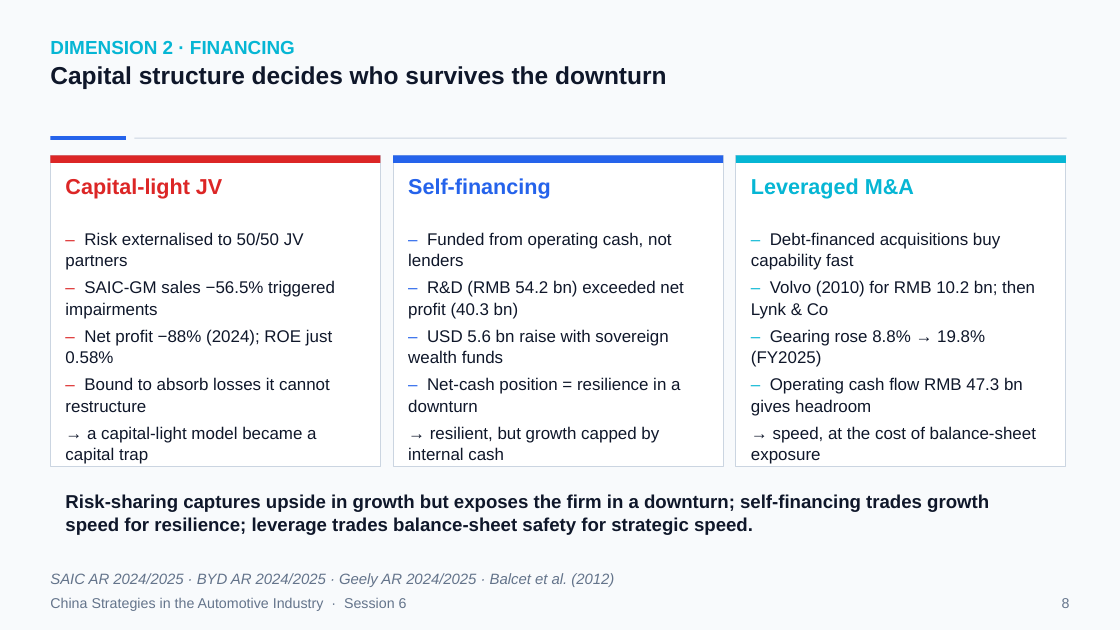
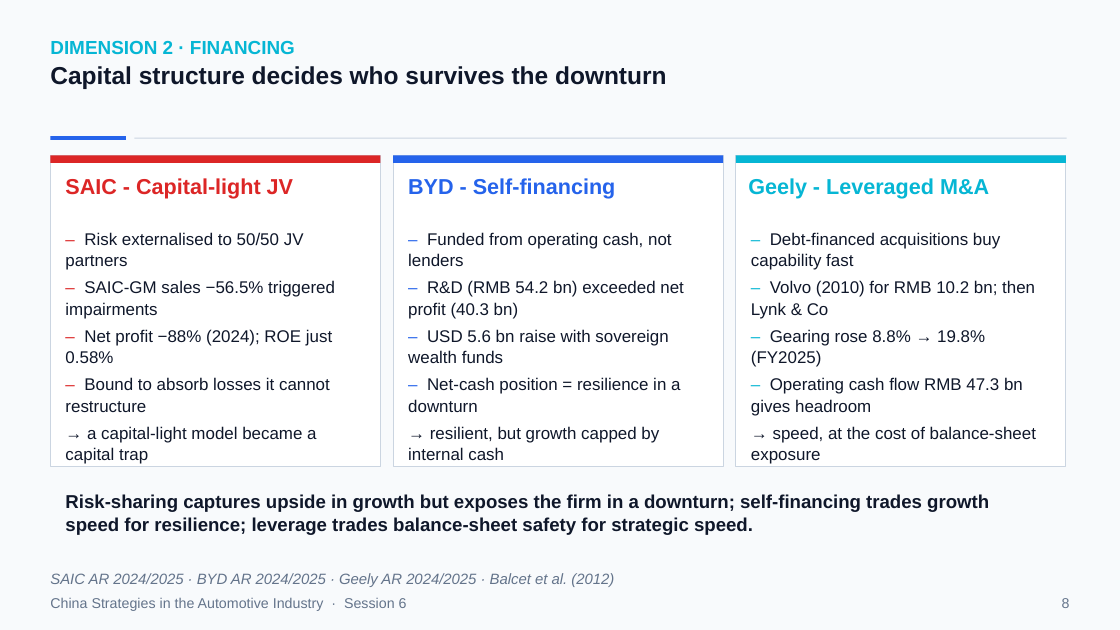
Before and after one commit to mickeymousehacker/CHINA-seminar-paper, a slide deck: slide 8 of research/presentation/China-Strategies-Presentation-FINAL.pptx. Drawn at 1120x630 pixels with LibreOffice and Linux fonts; fonts in the diff are those of the drawing. Boxes give left, top, right and bottom in pixels: in the first picture for what was removed or moved away, otherwise in the second. Text is boxed around its words. In the diff, an @@ line names an element or a change of style, - is before the commit and + after.

Commit message:
add presentation speech script + cue cards, refine debate argument, sync final deck
- add research/wiki/saic-motor/Doc/praesentation-sprechtext-julia.md(.docx):
  slide-by-slide English delivery script + German/English cue cards for
  Julia's portion of the team presentation (slides 6-16), timed and
  rebalanced across shared vs. solo slides to hit the ~13 min/person target
- replace ZF Friedrichshafen example in the debate CON speech with a
  standalone-value framing and reframe the Opel/PSA argument as a
  fire-sale discount (Shleifer & Vishny 1992; Andrade et al. 2001),
  moving the "alternatives exist" argument to the DaimlerChrysler teammate
- add Aylin's BMW-Rover opposition brief for cross-referencing team arguments
- sync final presentation deck with manual edits

```diff
--- a/research/presentation/China-Strategies-Presentation-FINAL.pptx
+++ b/research/presentation/China-Strategies-Presentation-FINAL.pptx
@@ text at bbox=[65, 178, 293, 199]: text changed; size 18.6 to 18.5 pt @@
-Capital-light JV
+SAIC - Capital-light JV
@@ text at bbox=[408, 178, 616, 199]: text changed; size 18.6 to 18.5 pt @@
-Self-financing
+BYD - Self-financing
@@ text at bbox=[748, 178, 989, 199]: text changed; size 18.6 to 18.5 pt @@
-Leveraged M&A
+Geely - Leveraged M&A
```
Also in this commit, not shown: 10 other slides changed, 8 other files.
